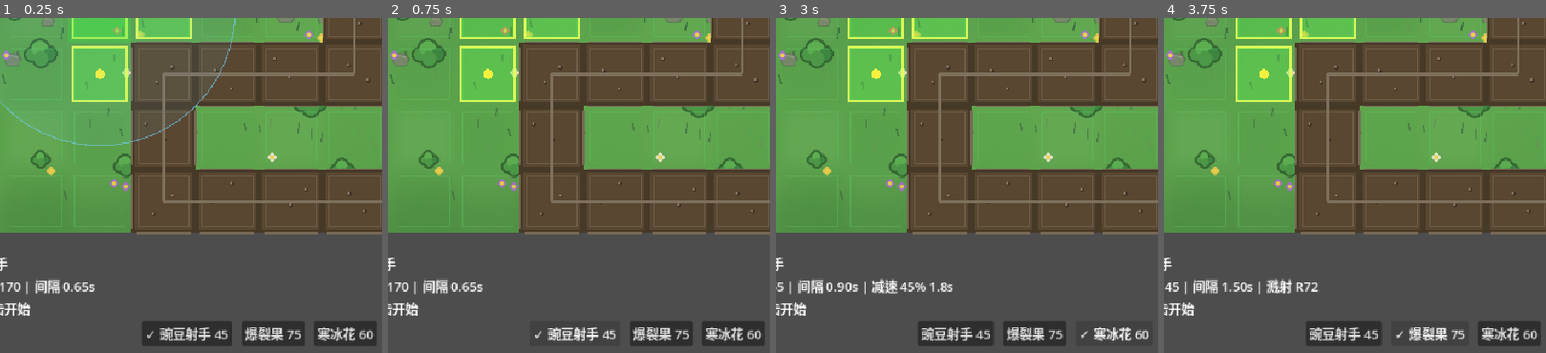
Above: before the commit, frames 1-4 (left to right).
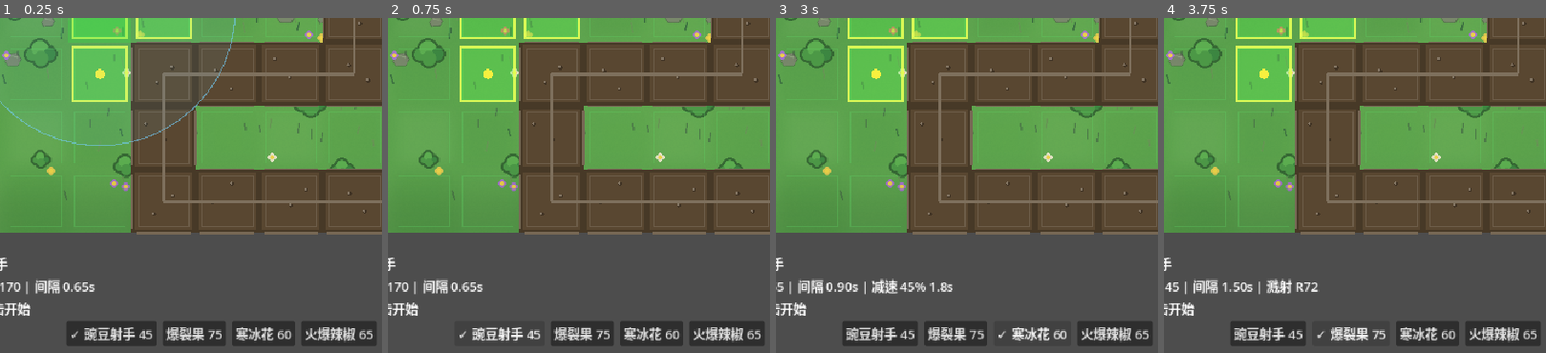
Above: after the commit, the same moments.

Repository: liang04/TowerDefense
Game: Godot game, scene res://scenes/main.tscn
Two runs of this game, one before a commit and one after it. Both use one fixed random seed, a clock stepped at 60 frames per second and the inputs below.
Inputs:
- Up to frame 1 (0.25 s): no input
- Up to frame 2 (0.75 s): click "✓ 豌豆射手 45" at 0.5 s
- Up to frame 3 (3 s): click "爆裂果 75" at 1.25 s; click "豌豆射手 45" at 2 s; click "寒冰花 60" at 2.75 s
- Up to frame 4 (3.75 s): click "爆裂果 75" at 3.5 s
The pictures show only the part of the screen within x 33-83%, y 50-100%; the shares and areas given below are measured in that part.

The runs differ from the first frame. In frame 1, 3.0% of the frame differs, in the area x 17-98%, y 90-98%; in frame 2, 2.0%; in frame 3, 2.7%; in frame 4, 2.8%.

Commit message:
feat: 数据驱动植物栏 + 灼烧机制与火爆辣椒
阶段0（使能）：
- 植物按钮与数字热键改为从 tower_configs 自动生成（get_tower_types），
  加植物只需改数据，无需改场景/HUD/输入
- get_scaled_tower_stats 增加 burn_dps/burn_duration（灼烧随等级缩放）

阶段1（灼烧 DoT）：
- 敌人新增 apply_burn + 每帧结算（直接扣血、不刷受击动画，可致死），
  附橙色灼烧光圈；复用减速的状态模式
- 弹体携带并施加灼烧；塔从缩放数值读取灼烧参数
- 新植物「火爆辣椒」：低直伤、点燃持续灼烧，克高血单位；数值面板显示
  「灼烧 X/s × Ys」

Diff:
--- a/scenes/main.tscn
+++ b/scenes/main.tscn
@@ -121,17 +121,9 @@
 text = "僵尸：普通 | 疾跑 | 铁桶"
 vertical_alignment = 1
 
-[node name="ArrowTowerButton" type="Button" parent="HUD/MarginContainer/VBoxContainer/BottomBar"]
-layout_mode = 2
-text = "豌豆射手 45"
-
-[node name="CannonTowerButton" type="Button" parent="HUD/MarginContainer/VBoxContainer/BottomBar"]
-layout_mode = 2
-text = "爆裂果 75"
-
-[node name="FrostTowerButton" type="Button" parent="HUD/MarginContainer/VBoxContainer/BottomBar"]
-layout_mode = 2
-text = "寒冰花 60"
+[node name="PlantBar" type="HBoxContainer" parent="HUD/MarginContainer/VBoxContainer/BottomBar"]
+layout_mode = 2
+theme_override_constants/separation = 8
 
 [node name="PriorityButton" type="Button" parent="HUD/MarginContainer/VBoxContainer/BottomBar"]
 layout_mode = 2
--- a/scripts/enemy.gd
+++ b/scripts/enemy.gd
@@ -25,6 +25,9 @@
 var _slow_multiplier: float = 1.0
 var _hit_flash_timer: float = 0.0
 var _hit_punch_tween: Tween = null
+var _burn_timer: float = 0.0       # 灼烧剩余时间
+var _burn_dps: float = 0.0         # 灼烧每秒伤害
+var _burn_accum: float = 0.0       # 不足 1 点的灼烧伤害累积
 var _anim: AnimatedSprite2D = null
 var _use_sprite: bool = false
 
@@ -70,11 +73,16 @@
 
 	var was_slowed := _slow_timer > 0.0
 	var was_flashing := _hit_flash_timer > 0.0
+	var was_burning := _burn_timer > 0.0
 
 	_slow_timer = maxf(_slow_timer - delta, 0.0)
 	_hit_flash_timer = maxf(_hit_flash_timer - delta, 0.0)
 	if _slow_timer <= 0.0:
 		_slow_multiplier = 1.0
+
+	# 灼烧持续伤害（可致死则提前结束本帧逻辑）
+	if _burn_timer > 0.0 and _tick_burn(delta):
+		return
 
 	var target := _waypoints[_current_wp_index]
 	var direction := (target - global_position).normalized()
@@ -93,8 +101,10 @@
 	if _use_sprite:
 		_update_sprite_visual(direction)
 
-	# 移动本身由节点变换处理，无需重绘；仅在减速光圈 / 受击闪白刚结束时重绘
-	if (was_slowed and _slow_timer <= 0.0) or (was_flashing and _hit_flash_timer <= 0.0):
+	# 移动本身由节点变换处理，无需重绘；灼烧中（掉血+火圈）每帧重绘，
+	# 减速光圈 / 受击闪白刚结束时也重绘
+	if _burn_timer > 0.0 or was_burning \
+			or (was_slowed and _slow_timer <= 0.0) or (was_flashing and _hit_flash_timer <= 0.0):
 		queue_redraw()
 
 ## 精灵模式下：按行进方向水平翻转，受击时整体提亮
@@ -129,6 +139,30 @@
 	_slow_multiplier = minf(_slow_multiplier, clampf(multiplier, 0.2, 1.0))
 	_slow_timer = maxf(_slow_timer, duration)
 	queue_redraw()
+
+## 施加/刷新灼烧（取更高 dps、刷新持续时间）
+func apply_burn(dps: float, duration: float) -> void:
+	if dps <= 0.0 or duration <= 0.0:
+		return
+	_burn_dps = maxf(_burn_dps, dps)
+	_burn_timer = maxf(_burn_timer, duration)
+	queue_redraw()
+
+## 结算一帧灼烧伤害（直接扣血、不触发受击闪白/缩放）；返回是否致死
+func _tick_burn(delta: float) -> bool:
+	_burn_timer = maxf(_burn_timer - delta, 0.0)
+	_burn_accum += _burn_dps * delta
+	var burn_damage := int(_burn_accum)
+	if burn_damage > 0:
+		_burn_accum -= float(burn_damage)
+		hp -= burn_damage
+		if hp <= 0:
+			_on_killed()
+			return true
+	if _burn_timer <= 0.0:
+		_burn_dps = 0.0
+		_burn_accum = 0.0
+	return false
 
 func setup(data: Dictionary) -> void:
 	enemy_type = String(data.get("type", "grunt"))
@@ -199,6 +233,9 @@
 
 	if _slow_timer > 0.0:
 		draw_rect(Rect2(-18, -18, 36, 36), Color(0.4, 0.85, 1.0, 0.35), false, 2.0)
+
+	if _burn_timer > 0.0:
+		draw_rect(Rect2(-19, -19, 38, 38), Color(1.0, 0.5, 0.12, 0.4), false, 2.0)
 
 	# 血量条（Boss 更宽更高、位置上移，以匹配更大的体型）
 	var is_boss := enemy_type == "boss"
--- a/scripts/game_manager.gd
+++ b/scripts/game_manager.gd
@@ -105,6 +105,20 @@
 		"color": Color(0.35, 0.82, 0.95),
 		"description": "伤害低，可减速僵尸",
 	},
+	"pepper": {
+		"name": "火爆辣椒",
+		"cost": 65,
+		"damage": 4,
+		"range": 150.0,
+		"cooldown": 0.8,
+		"slow_multiplier": 1.0,
+		"slow_duration": 0.0,
+		"splash_radius": 0.0,
+		"burn_dps": 8.0,
+		"burn_duration": 2.5,
+		"color": Color(0.95, 0.45, 0.15),
+		"description": "直伤低，点燃后持续灼烧（克高血）",
+	},
 }
 
 ## ---- 状态 ----
@@ -339,6 +353,10 @@
 	gold_changed.emit(gold)
 	return true
 
+## 有序的植物类型列表（供数据驱动的植物栏与热键使用）
+func get_tower_types() -> Array:
+	return tower_configs.keys()
+
 func get_tower_config(tower_type: String) -> Dictionary:
 	if tower_type in tower_configs:
 		return tower_configs[tower_type]
@@ -360,6 +378,8 @@
 		"slow_multiplier": float(config["slow_multiplier"]),
 		"slow_duration": float(config["slow_duration"]),
 		"splash_radius": float(config.get("splash_radius", 0.0)),
+		"burn_dps": float(config.get("burn_dps", 0.0)) * damage_scale,
+		"burn_duration": float(config.get("burn_duration", 0.0)),
 	}
 
 func get_tower_stats_text(tower_type: String, tower_level: int = 1) -> String:
@@ -367,6 +387,8 @@
 	var slow_multiplier := float(stats["slow_multiplier"])
 	var slow_duration := float(stats["slow_duration"])
 	var splash_radius := float(stats["splash_radius"])
+	var burn_dps := float(stats["burn_dps"])
+	var burn_duration := float(stats["burn_duration"])
 	var parts: Array[String] = [
 		"伤害 %d" % int(stats["damage"]),
 		"射程 %d" % int(round(float(stats["range"]))),
@@ -375,6 +397,9 @@
 
 	if splash_radius > 0.0:
 		parts.append("溅射 R%d" % int(round(splash_radius)))
+
+	if burn_dps > 0.0 and burn_duration > 0.0:
+		parts.append("灼烧 %d/s × %.1fs" % [int(round(burn_dps)), burn_duration])
 
 	if slow_duration > 0.0 and slow_multiplier < 1.0:
 		parts.append("减速 %d%% %.1fs" % [int(round((1.0 - slow_multiplier) * 100.0)), slow_duration])
--- a/scripts/hud.gd
+++ b/scripts/hud.gd
@@ -41,9 +41,7 @@
 @onready var level_select_description: Label = $Overlay/LevelSelectPanel/LevelSelectBox/LevelSelectDescription
 @onready var next_level_button: Button = $Overlay/ResultPanel/ResultBox/NextLevelButton
 @onready var restart_result_button: Button = $Overlay/ResultPanel/ResultBox/RestartResultButton
-@onready var arrow_tower_button: Button = $MarginContainer/VBoxContainer/BottomBar/ArrowTowerButton
-@onready var cannon_tower_button: Button = $MarginContainer/VBoxContainer/BottomBar/CannonTowerButton
-@onready var frost_tower_button: Button = $MarginContainer/VBoxContainer/BottomBar/FrostTowerButton
+@onready var plant_bar: HBoxContainer = $MarginContainer/VBoxContainer/BottomBar/PlantBar
 @onready var priority_button: Button = $MarginContainer/VBoxContainer/BottomBar/PriorityButton
 @onready var upgrade_button: Button = $MarginContainer/VBoxContainer/BottomBar/UpgradeButton
 @onready var sell_button: Button = $MarginContainer/VBoxContainer/BottomBar/SellButton
@@ -62,6 +60,7 @@
 ## ---- 生命周期 ----
 func _ready() -> void:
 	process_mode = Node.PROCESS_MODE_ALWAYS
+	_build_plant_buttons()
 	_make_gameplay_hud_click_through($MarginContainer)
 
 	# 连接 GameManager 信号
@@ -96,17 +95,9 @@
 	cancel_level_button.pressed.connect(_on_cancel_level_pressed)
 	next_level_button.pressed.connect(_on_next_level_pressed)
 	restart_result_button.pressed.connect(_on_restart_pressed)
-	arrow_tower_button.pressed.connect(_on_tower_button_pressed.bind("arrow"))
-	cannon_tower_button.pressed.connect(_on_tower_button_pressed.bind("cannon"))
-	frost_tower_button.pressed.connect(_on_tower_button_pressed.bind("frost"))
 	priority_button.pressed.connect(_on_priority_pressed)
 	upgrade_button.pressed.connect(_on_upgrade_pressed)
 	sell_button.pressed.connect(_on_sell_pressed)
-	_tower_buttons = {
-		"arrow": arrow_tower_button,
-		"cannon": cannon_tower_button,
-		"frost": frost_tower_button,
-	}
 
 	_setup_damage_flash()
 
@@ -133,6 +124,16 @@
 	_damage_flash.color = Color(0.9, 0.1, 0.1, 0.32)
 	_damage_flash_tween = create_tween()
 	_damage_flash_tween.tween_property(_damage_flash, "color:a", 0.0, 0.45)
+
+## 按 GameManager.tower_configs 动态生成植物按钮（加植物只需改数据，无需改场景）
+func _build_plant_buttons() -> void:
+	_tower_buttons = {}
+	for tower_type in GameManager.get_tower_types():
+		var button := Button.new()
+		button.focus_mode = Control.FOCUS_NONE
+		button.pressed.connect(_on_tower_button_pressed.bind(tower_type))
+		plant_bar.add_child(button)
+		_tower_buttons[tower_type] = button
 
 func _make_gameplay_hud_click_through(node: Node) -> void:
 	if node is Control:
@@ -156,7 +157,7 @@
 	_update_selected_tower_text()
 	_update_speed_button(GameManager.get_game_speed())
 	set_start_wave_available(true)
-	message_label.text = "1/2/3 选植物，左键种植/选中，空格催下一波，T 切目标，F 快进，M 静音，F11 全屏"
+	message_label.text = "数字键选植物，左键种植/选中，空格催下一波，T 切目标，F 快进，M 静音，F11 全屏"
 
 func _on_gold_changed(new_gold: int) -> void:
 	gold_label.text = "阳光: %d" % new_gold
--- a/scripts/main.gd
+++ b/scripts/main.gd
@@ -150,12 +150,8 @@
 	if event is InputEventKey and event.pressed and not event.echo:
 		if event.keycode == KEY_SPACE:
 			_on_start_wave_button()
-		elif event.keycode == KEY_1:
-			_select_tower_type("arrow")
-		elif event.keycode == KEY_2:
-			_select_tower_type("cannon")
-		elif event.keycode == KEY_3:
-			_select_tower_type("frost")
+		elif event.keycode >= KEY_1 and event.keycode <= KEY_9:
+			_select_tower_type_by_index(event.keycode - KEY_1)
 		elif event.keycode == KEY_U:
 			_upgrade_selected_tower()
 		elif event.keycode == KEY_X:
@@ -206,6 +202,12 @@
 		return "阳光不足，需要 %d" % cost
 
 	return "这里不能种植"
+
+## 数字键按顺序选择植物（1→第 1 种，以此类推），越界忽略
+func _select_tower_type_by_index(index: int) -> void:
+	var types := GameManager.get_tower_types()
+	if index >= 0 and index < types.size():
+		_select_tower_type(types[index])
 
 func _select_tower_type(tower_type: String) -> void:
 	GameManager.set_selected_tower_type(tower_type)
--- a/scripts/projectile.gd
+++ b/scripts/projectile.gd
@@ -6,6 +6,8 @@
 var slow_multiplier: float = 1.0
 var slow_duration: float = 0.0
 var splash_radius: float = 0.0  # > 0 时为范围溅射，命中点半径内全体受伤
+var burn_dps: float = 0.0       # > 0 时命中附加灼烧
+var burn_duration: float = 0.0
 var projectile_color: Color = Color(1.0, 0.85, 0.25)
 
 var _target: Enemy = null
@@ -14,7 +16,7 @@
 var _particle_burst_scene: PackedScene = preload("res://scenes/particle_burst.tscn")
 var _effects_container: Node = null
 
-func setup(start_position: Vector2, target: Enemy, damage_value: int, slow_value: float, slow_time: float, color_value: Color, splash_value: float = 0.0) -> void:
+func setup(start_position: Vector2, target: Enemy, damage_value: int, slow_value: float, slow_time: float, color_value: Color, splash_value: float = 0.0, burn_dps_value: float = 0.0, burn_duration_value: float = 0.0) -> void:
 	global_position = start_position
 	_target = target
 	damage = damage_value
@@ -22,6 +24,8 @@
 	slow_duration = slow_time
 	projectile_color = color_value
 	splash_radius = splash_value
+	burn_dps = burn_dps_value
+	burn_duration = burn_duration_value
 	if is_instance_valid(_target):
 		_last_target_position = _target.global_position
 	queue_redraw()
@@ -69,6 +73,8 @@
 	enemy.take_damage(damage)
 	if slow_duration > 0.0:
 		enemy.apply_slow(slow_multiplier, slow_duration)
+	if burn_dps > 0.0 and burn_duration > 0.0:
+		enemy.apply_burn(burn_dps, burn_duration)
 
 func _spawn_hit_effect() -> void:
 	var effects_container := _get_effects_container()
--- a/scripts/sprite_library.gd
+++ b/scripts/sprite_library.gd
@@ -27,6 +27,7 @@
 	"arrow": {"fps": 6.0, "scale": 0.7},
 	"cannon": {"fps": 6.0, "scale": 0.75},
 	"frost": {"fps": 6.0, "scale": 0.7},
+	"pepper": {"fps": 6.0, "scale": 0.7},
 }
 const DEFAULT_FPS := 8.0
 const DEFAULT_SCALE := 0.6
--- a/scripts/tower.gd
+++ b/scripts/tower.gd
@@ -26,6 +26,8 @@
 var slow_multiplier: float = 1.0
 var slow_duration: float = 0.0
 var splash_radius: float = 0.0
+var burn_dps: float = 0.0
+var burn_duration: float = 0.0
 var body_color: Color = Color(0.2, 0.45, 0.95)
 
 ## 目标重选间隔（秒）：避免每帧对全体敌人做一次全量扫描
@@ -170,7 +172,7 @@
 
 	var projectile := _projectile_scene.instantiate() as Projectile
 	projectiles_container.add_child(projectile)
-	projectile.setup(global_position, target, attack_damage, slow_multiplier, slow_duration, body_color, splash_radius)
+	projectile.setup(global_position, target, attack_damage, slow_multiplier, slow_duration, body_color, splash_radius, burn_dps, burn_duration)
 	_spawn_muzzle_flash(projectiles_container, target)
 	GameManager.request_sfx("shoot")
 	_shot_flash_timer = 0.12
@@ -261,6 +263,8 @@
 	slow_multiplier = float(stats["slow_multiplier"])
 	slow_duration = float(stats["slow_duration"])
 	splash_radius = float(stats["splash_radius"])
+	burn_dps = float(stats["burn_dps"])
+	burn_duration = float(stats["burn_duration"])
 	var color_value = config["color"]
 	if color_value is Color:
 		body_color = color_value
